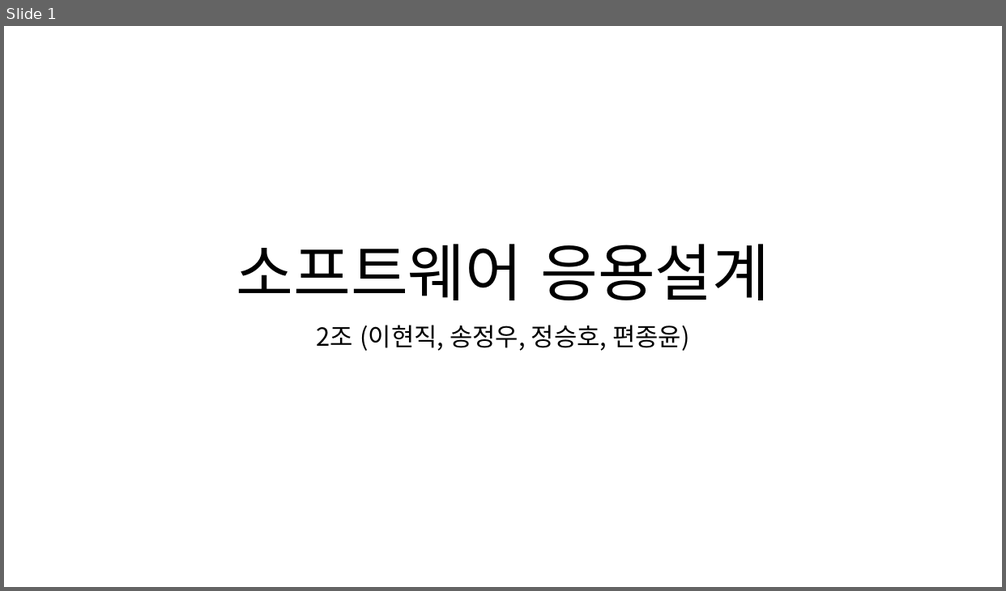
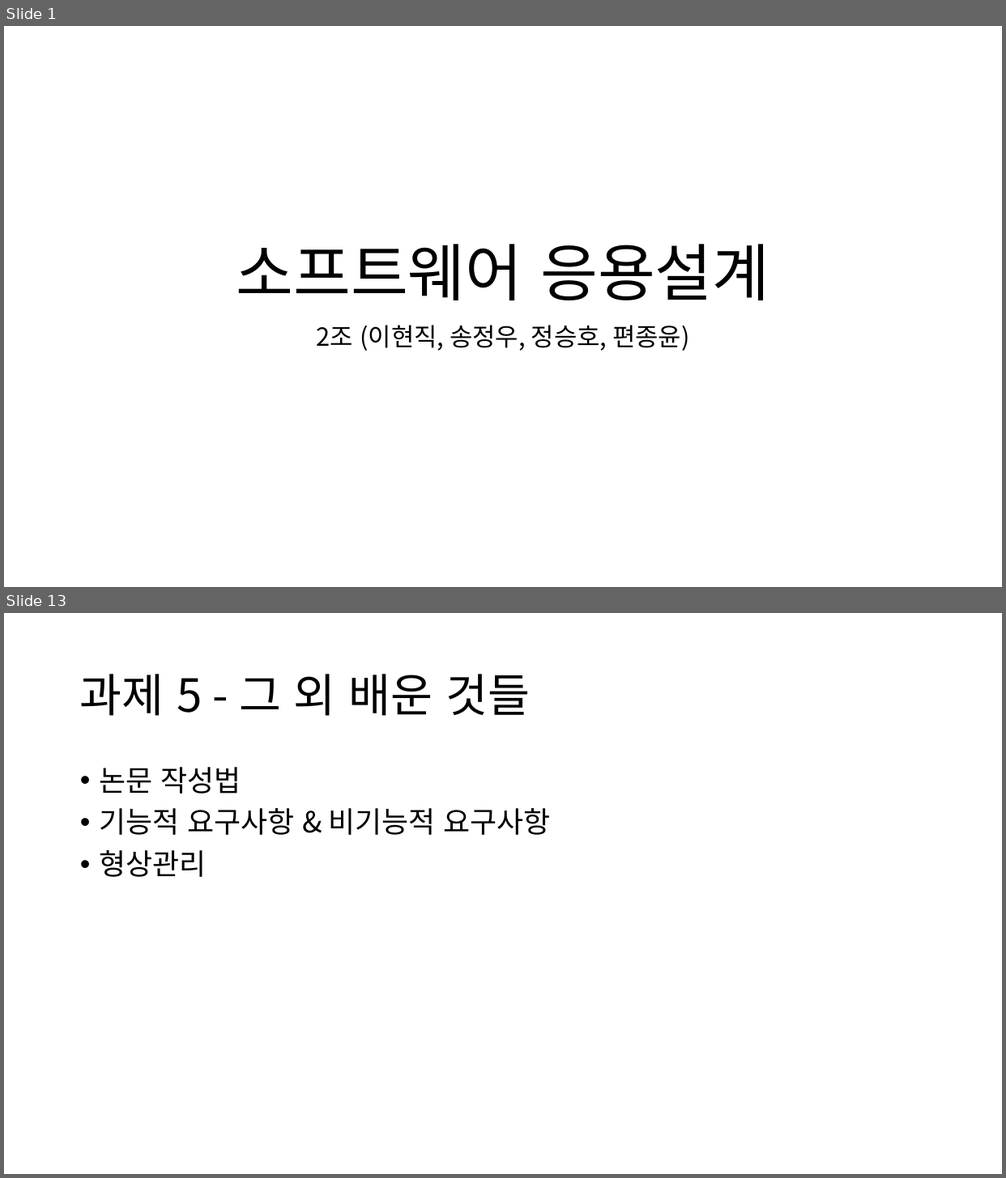
Before and after one commit to TUK-pedestrianSafety/document, a slide deck: ppt/소프트웨어 응용설계 발표자료.pptx. Shown one above the other, each under a label of ours: slide 1 before the commit, slides 1 and 13 after it; the slides between them are not shown. The pictures are 1006x591 and 1006x1178 pixels, drawn with LibreOffice and Linux fonts; fonts in the diff are those of the drawing. Boxes give left, top, right and bottom in pixels: in the first picture for what was removed or moved away, otherwise in the second. Text is boxed around its words. In the diff, an @@ line names an element or a change of style, - is before the commit and + after.

```diff
--- a/ppt/소프트웨어 응용설계 발표자료.pptx
+++ b/ppt/소프트웨어 응용설계 발표자료.pptx
@@ slide 13 added at box(4, 613, 1002, 1174), background #FFFFFF @@
@@ title added at box(80, 674, 530, 716), 44 pt, text #000000 @@
+과제 5 - 그 외 배운 것들
@@ text added at box(99, 767, 551, 877), 28 pt, text #000000 @@
+• 논문 작성법
+• 기능적 요구사항 & 비기능적 요구사항
+• 형상관리
```
Also in this commit, not shown: 24 other slides added, 1 slide removed.
